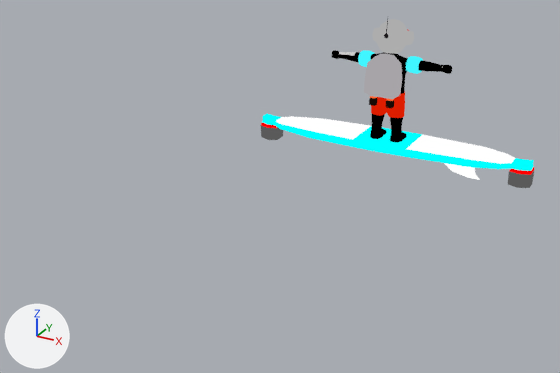
The Blender file PEDRO/JUAN/JUAN9.blend: old version first, new version second.
One viewpoint serves both versions: a camera (50 mm lens) standing at (10.36, -27.74, 8.47) and looking at (-1.02, -7.05, -1.88). The axes (+X, +Y, +Z) are drawn at lower left. The lights are the same throughout.

In view in the first picture: 'JUAN', 'bag', 'helmet', 'surfboard', 'swimsuit'.
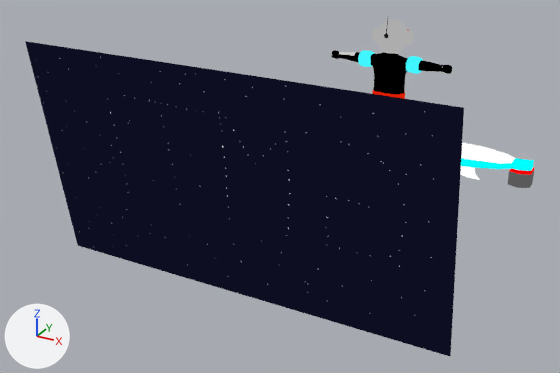
Changed parts and their boxes [x1, y1, x2, y2] in the pictures (560 x 373 px):
'Plane.002', added
    after: [25, 41, 464, 356]
'bag', hidden
    before: [364, 54, 402, 108]
'surfboard', unchanged, covered by the edit
    before: [261, 113, 534, 188]
    after: [460, 142, 534, 188]

Patch to the scene script:
```diff
--- a/PEDRO/JUAN/JUAN9.blend.py
+++ b/PEDRO/JUAN/JUAN9.blend.py
@@ img_background_png @@
+img_background_png = load_image('BACKGROUND.PNG', '../../GMTK_JAM_2019_UNITYPROJ/Assets/Sprites/BACKGROUND.PNG', 1920, 1080, 'sRGB')
@@ mat_material @@
+mat_material = bpy.data.materials.new('Material')
+mat_material.use_nodes = True; mat_material.node_tree.nodes.clear()
+_N = mat_material.node_tree.nodes; _L = mat_material.node_tree.links
+n0 = _N.new('ShaderNodeTexImage'); n0.name = 'Image Texture'
+n0.image = img_background_png
+n1 = _N.new('ShaderNodeOutputMaterial'); n1.name = 'Material Output'
+_L.new(n0.outputs[0], n1.inputs[0])  # 'Color' to 'Surface'
@@ me_plane_004 @@
+me_plane_004.from_pydata(...)  # 4 vertices, 1 face; spans x -1.0..1.0, y -1.0..1.0, z 0.0
+me_plane_004.materials.append(mat_material)
@@ ob_bag @@
 ob_bag.scale = (0.706, 0.706, 0.706)
+ob_bag.hide_set(True)
@@ ob_plane_002 @@
+ob_plane_002 = bpy.data.objects.new('Plane.002', me_plane_004)
+ob_plane_002.location = (0.0, -11.78, 0.0)
+ob_plane_002.rotation_euler = (1.724, 0.0, 0.0)  # degrees (99, 0, 0)
+ob_plane_002.scale = (-6.25, 3.51, 0.39)
```
